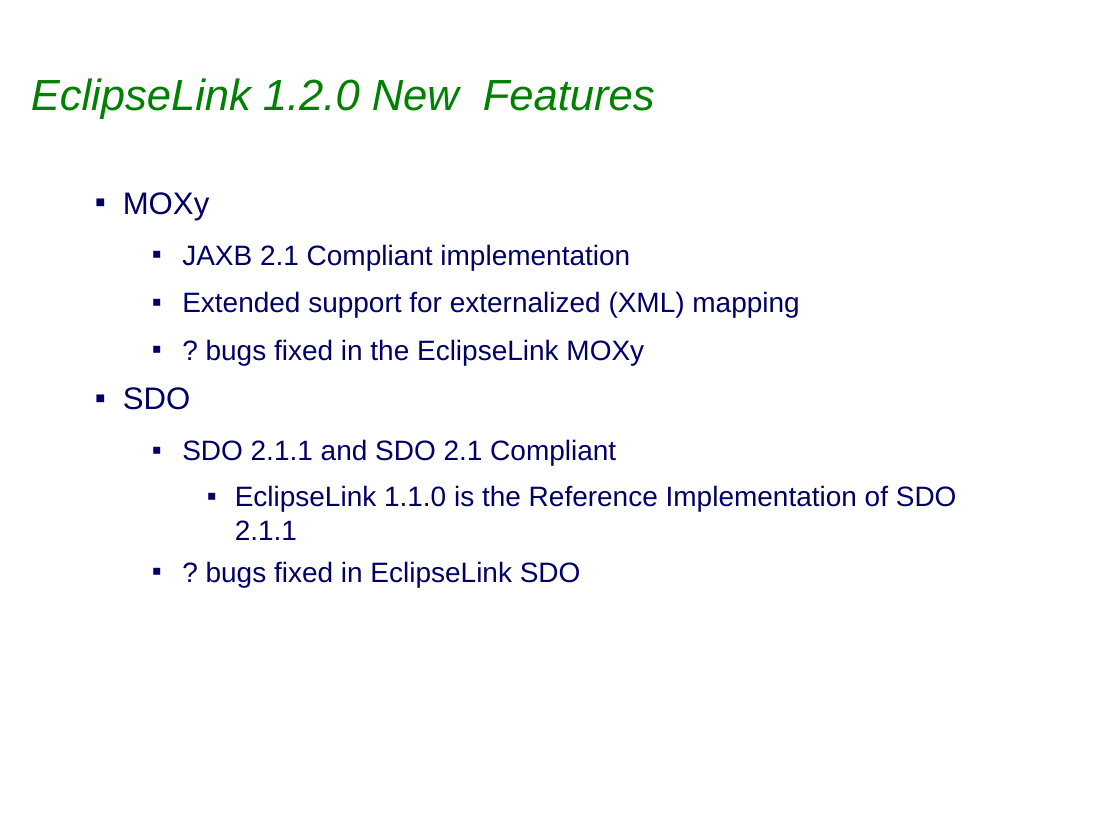
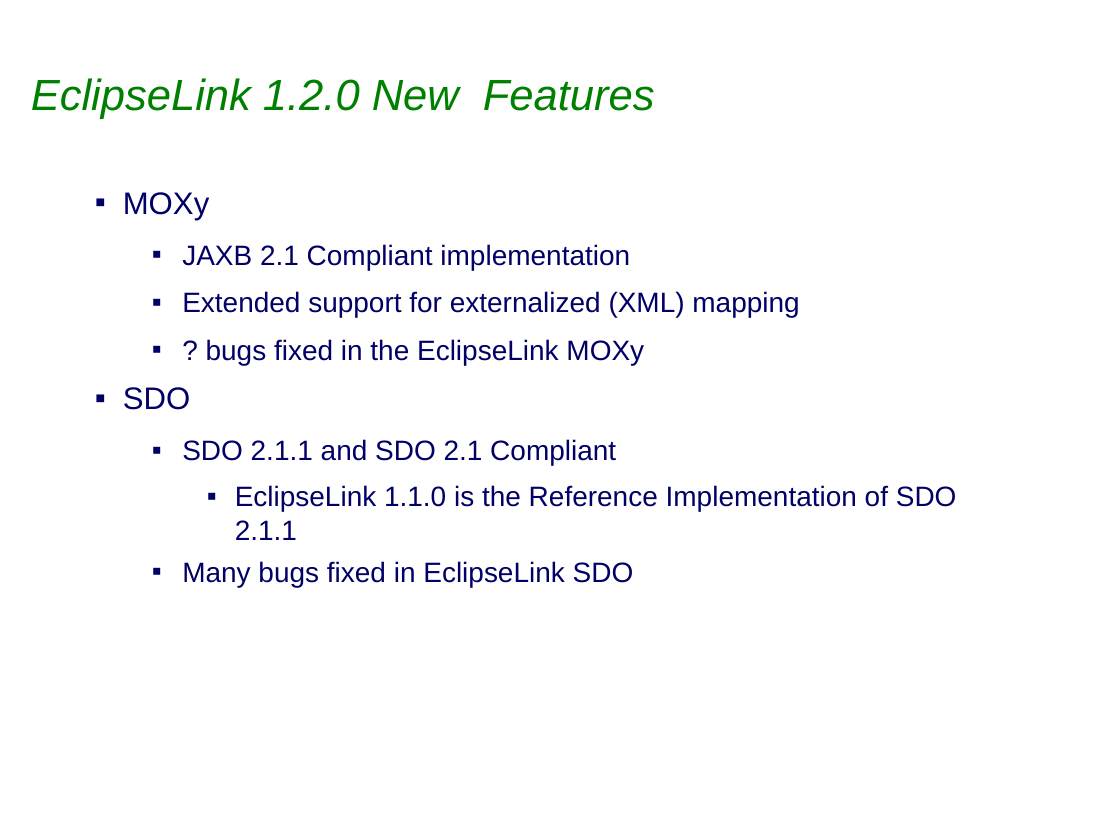
Before and after one commit to bfg-repo-cleaner-demos/eclipselink.runtime-bfg-strip-big-blobs, a slide deck: slide 6 of project-admin/Eclipselink_1.2.0_Release_Review.ppt. Drawn at 1120x840 pixels with LibreOffice and Linux fonts; fonts in the diff are those of the drawing; background and template pictures are left out. Boxes give left, top, right and bottom in pixels: in the first picture for what was removed or moved away, otherwise in the second. Text is boxed around its words. In the diff, an @@ line names an element or a change of style, - is before the commit and + after.

```diff
--- a/project-admin/Eclipselink_1.2.0_Release_Review.ppt
+++ b/project-admin/Eclipselink_1.2.0_Release_Review.ppt
@@ text at (182, 561, 634, 587): text changed @@
-  ▪ ? bugs fixed in EclipseLink SDO
+  ▪ Many bugs fixed in EclipseLink SDO
```
Also in this commit, not shown: 3 other slides changed.
